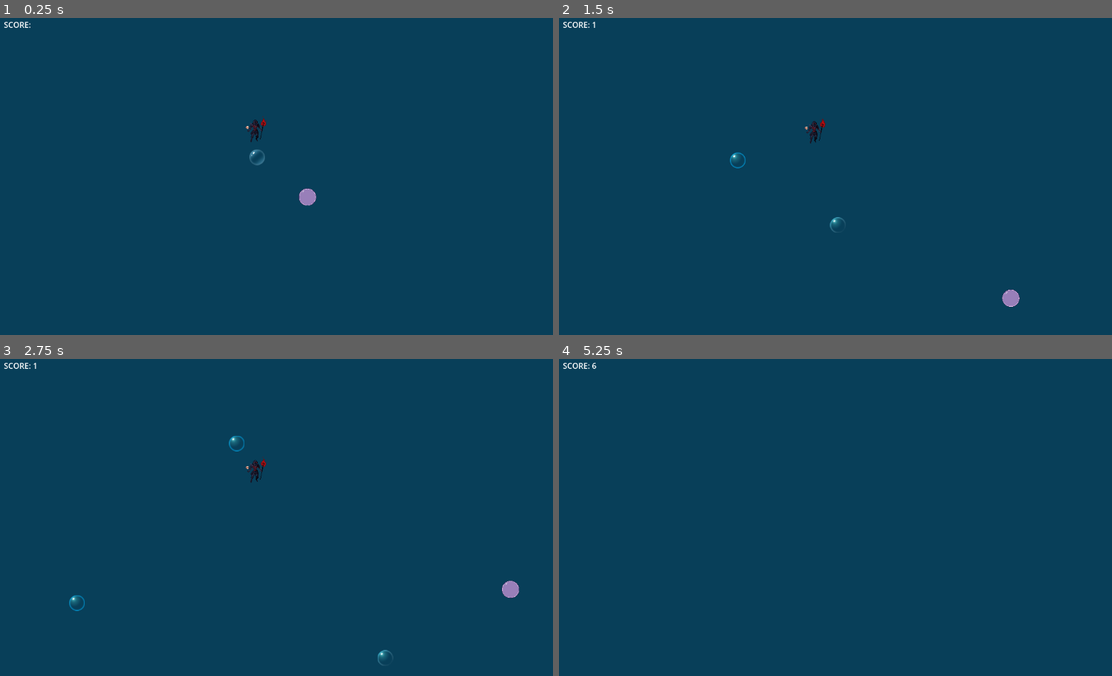
Above: before the commit, frames 1-4 (two rows, left to right).
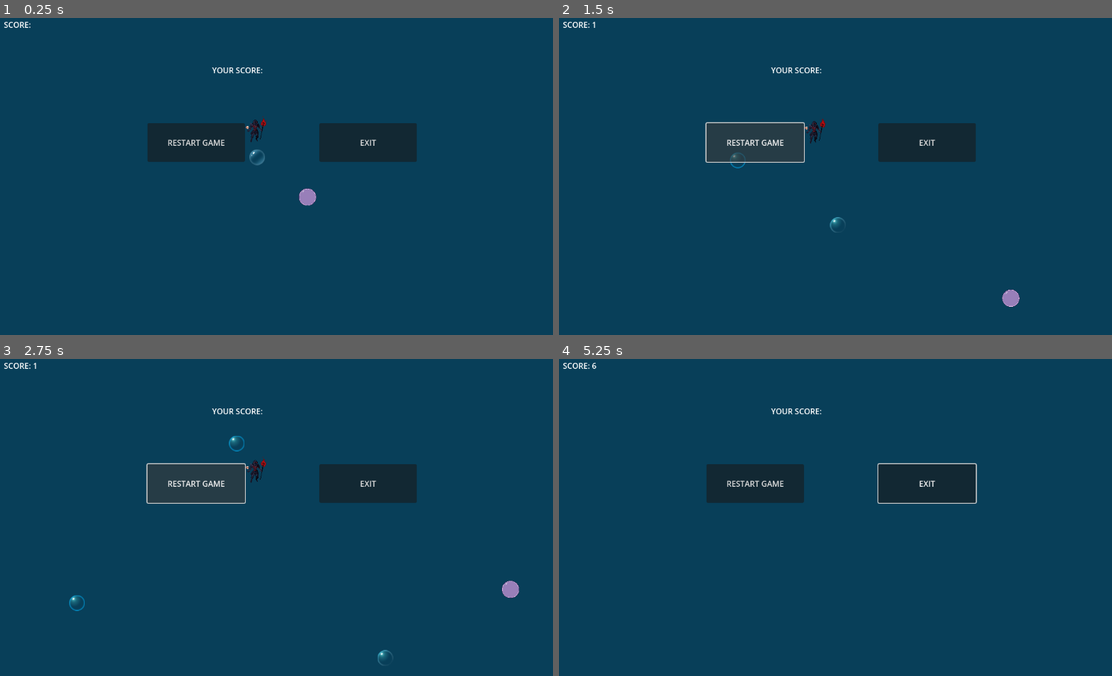
Above: after the commit, the same moments.

Repository: ZalewskiPiotr/Bubbles-hunter
Game: Godot game, scene res://scenes/game.tscn
The game is run twice, just before and just after one commit, with the same random seed, the same clock (stepped at 60 frames per second) and the same inputs.
Inputs (mouse positions are in pixels of both pictures, inside the frame that each line leads up to):
- Up to frame 1 (0.25 s): no input
- Up to frame 2 (1.5 s): click (752, 141) at 0.5 s, where only the run after the commit has a clickable "RESTART GAME"; click (752, 141) at 1.25 s, where only the run after the commit has a clickable "RESTART GAME"
- Up to frame 3 (2.75 s): click (193, 482) at 2 s, where only the run after the commit has a clickable "RESTART GAME"
- Up to frame 4 (5.25 s): move the mouse to (962, 501) at 2.77 s; press the mouse at (962, 501) at 2.78 s; hold Right (move_right) 2.78-3.53 s; move the mouse to (730, 533) at 3.52 s; release the mouse at (730, 533) at 3.53 s; hold Down (move_down) 3.53-4.28 s; click (730, 533) at 3.6 s; move the mouse to (896, 447) at 4.27 s; press the mouse at (896, 447) at 4.28 s; hold Right (move_right) 4.28-5.03 s; move the mouse to (813, 580) at 5.02 s; release the mouse at (813, 580) at 5.03 s; hold Up (move_up) from 5.03 s (still down); click (813, 580) at 5.1 s

The runs differ from the first frame. In frame 1, 4.4% of the frame differs, in the area x 26-76%, y 15-46%; in frame 2, 4.6%; in frame 3, 4.6%; in frame 4, 4.6%.

Commit message:
Zmontowany HUD
Dodano kontrolki potrzebne na ekranie zakończenia gry.
Dodano możliwość wyjścia z gry na ekranie zakończenia

Diff:
--- a/scenes/hud.tscn
+++ b/scenes/hud.tscn
@@ -8,6 +8,36 @@
 [node name="Score" type="Label" parent="."]
 offset_left = 8.0
 offset_top = 2.0
-offset_right = 68.0
+offset_right = 133.0
 offset_bottom = 25.0
 text = "SCORE: "
+
+[node name="EndGameScore" type="RichTextLabel" parent="."]
+anchors_preset = 8
+anchor_left = 0.5
+anchor_top = 0.5
+anchor_right = 0.5
+anchor_bottom = 0.5
+offset_left = -143.0
+offset_top = -229.0
+offset_right = 166.0
+offset_bottom = -189.0
+grow_horizontal = 2
+grow_vertical = 2
+text = "YOUR SCORE: "
+
+[node name="RestartGame" type="Button" parent="."]
+offset_left = 301.0
+offset_top = 215.0
+offset_right = 500.0
+offset_bottom = 294.0
+text = "RESTART GAME"
+
+[node name="ExitGame" type="Button" parent="."]
+offset_left = 652.0
+offset_top = 215.0
+offset_right = 851.0
+offset_bottom = 294.0
+text = "EXIT"
+
+[connection signal="pressed" from="ExitGame" to="." method="_on_exit_game_pressed"]
--- a/scripts/hud.gd
+++ b/scripts/hud.gd
@@ -11,3 +11,7 @@
 func add_point():
 	points += 1
 	score_label.text = "SCORE: " + str(points)
+
+
+func _on_exit_game_pressed():
+	get_tree().quit()
